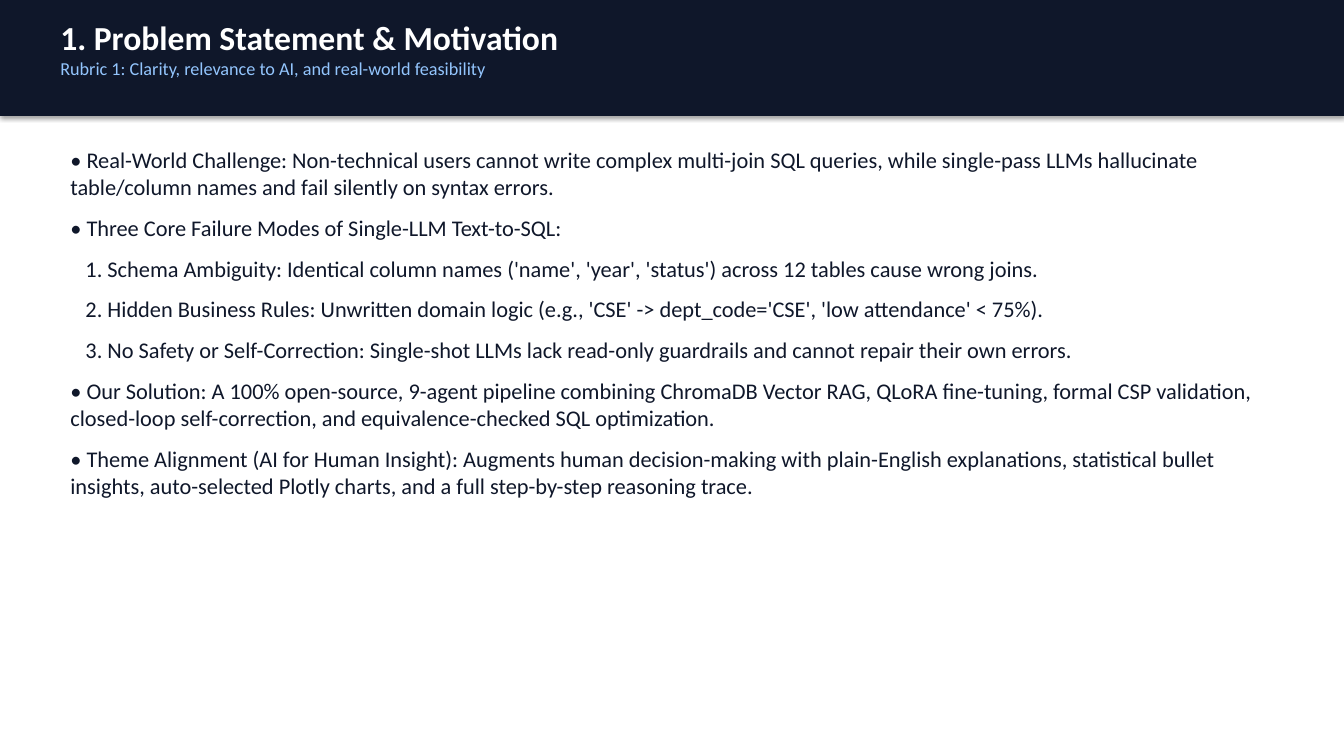
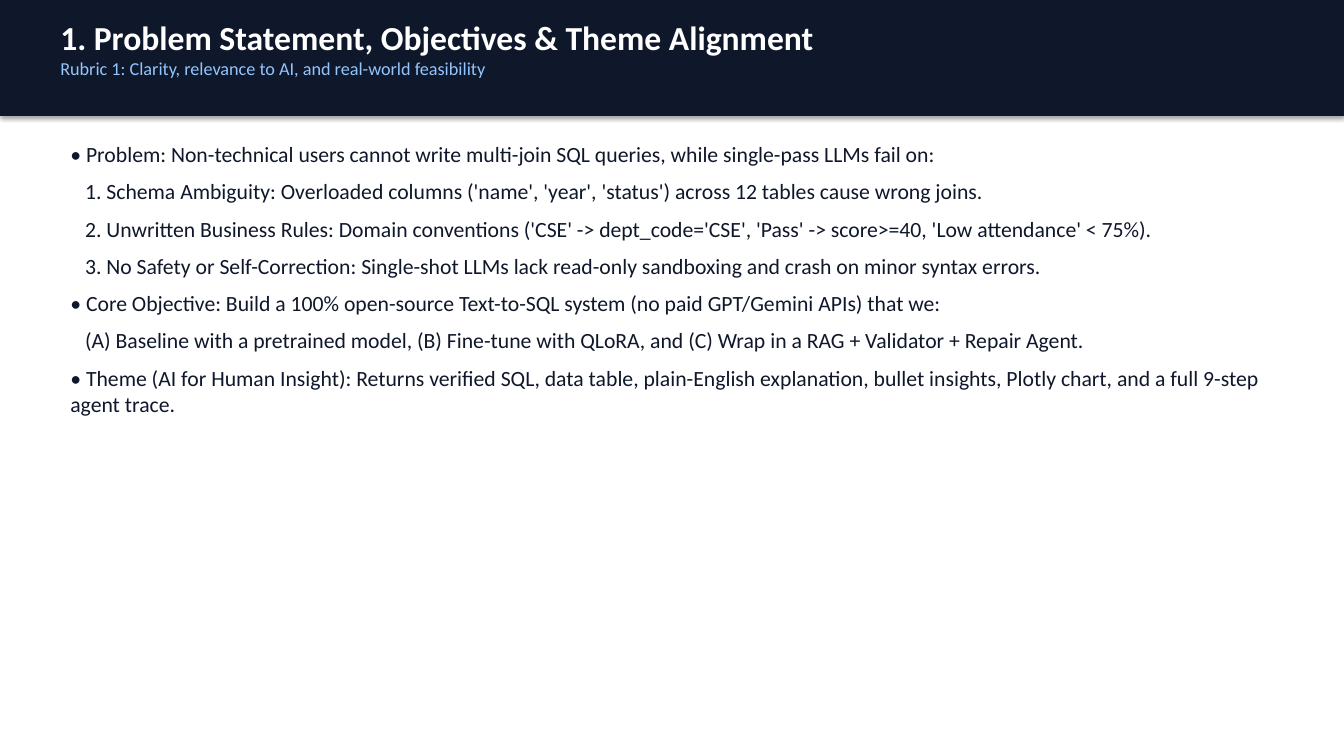
Before and after one commit to DeveshYadav85/text-to-sql, a slide deck: slide 2 of docs/Agentic_Text_to_SQL_Presentation.pptx. Drawn at 1344x756 pixels with LibreOffice and Linux fonts; fonts in the diff are those of the drawing. Boxes give left, top, right and bottom in pixels: in the first picture for what was removed or moved away, otherwise in the second. Text is boxed around its words. In the diff, an @@ line names an element or a change of style, - is before the commit and + after.

Commit message:
Update Project Report, Literature Table, and Presentation with complete Build Guide sections, code listings, and 6-way ablation study

```diff
--- a/docs/Agentic_Text_to_SQL_Presentation.pptx
+++ b/docs/Agentic_Text_to_SQL_Presentation.pptx
@@ text at (60,26,813,56): text changed @@
-1. Problem Statement & Motivation
+1. Problem Statement, Objectives & Theme Alignment
@@ text at (70,147,1258,416): text changed; size 16 to 15.5 pt @@
-• Real-World Challenge: Non-technical users cannot write complex multi-join SQL queries, while single-pass LLMs hallucinate table/column names and fail silently on syntax errors.
-• Three Core Failure Modes of Single-LLM Text-to-SQL:
-1. Schema Ambiguity: Identical column names ('name', 'year', 'status') across 12 tables cause wrong joins.
-2. Hidden Business Rules: Unwritten domain logic (e.g., 'CSE' -> dept_code='CSE', 'low attendance' < 75%).
-3. No Safety or Self-Correction: Single-shot LLMs lack read-only guardrails and cannot repair their own errors.
-• Our Solution: A 100% open-source, 9-agent pipeline combining ChromaDB Vector RAG, QLoRA fine-tuning, formal CSP validation, closed-loop self-correction, and equivalence-checked SQL optimization.
-• Theme Alignment (AI for Human Insight): Augments human decision-making with plain-English explanations, statistical bullet insights, auto-selected Plotly charts, and a full step-by-step reasoning trace.
+• Problem: Non-technical users cannot write multi-join SQL queries, while single-pass LLMs fail on:
+1. Schema Ambiguity: Overloaded columns ('name', 'year', 'status') across 12 tables cause wrong joins.
+2. Unwritten Business Rules: Domain conventions ('CSE' -> dept_code='CSE', 'Pass' -> score>=40, 'Low attendance' < 75%).
+3. No Safety or Self-Correction: Single-shot LLMs lack read-only sandboxing and crash on minor syntax errors.
+• Core Objective: Build a 100% open-source Text-to-SQL system (no paid GPT/Gemini APIs) that we:
+(A) Baseline with a pretrained model, (B) Fine-tune with QLoRA, and (C) Wrap in a RAG + Validator + Repair Agent.
+• Theme (AI for Human Insight): Returns verified SQL, data table, plain-English explanation, bullet insights, Plotly chart, and a full 9-step agent trace.
```
Also in this commit, not shown: 10 other slides changed, 1 slide added, 1 slide removed, 5 other files.
